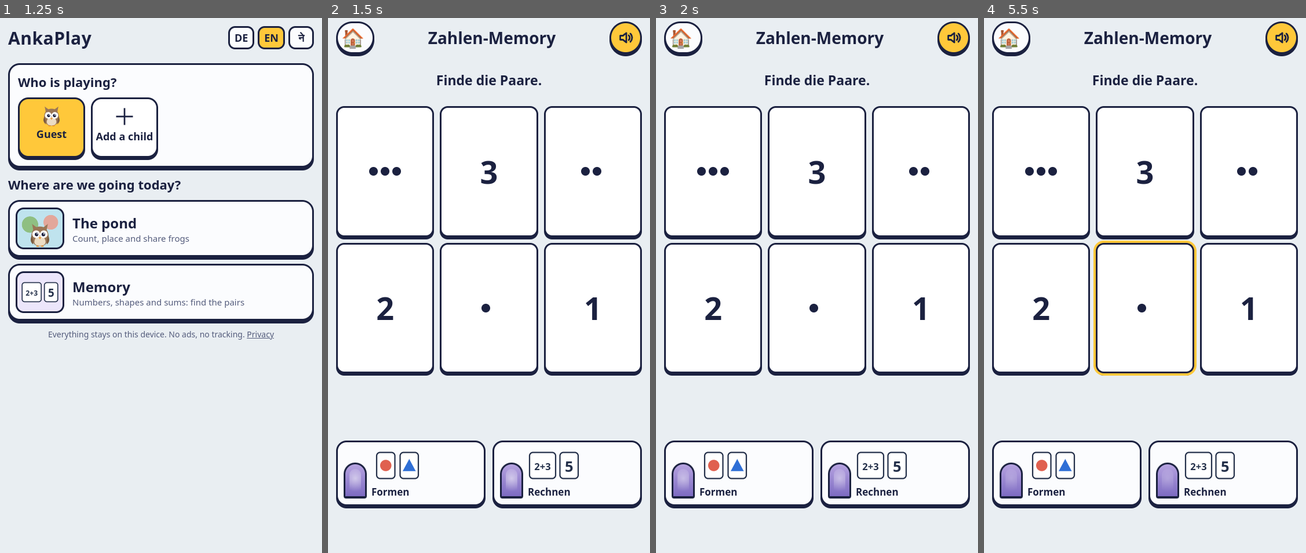
Above: before the commit, frames 1-4 (left to right).
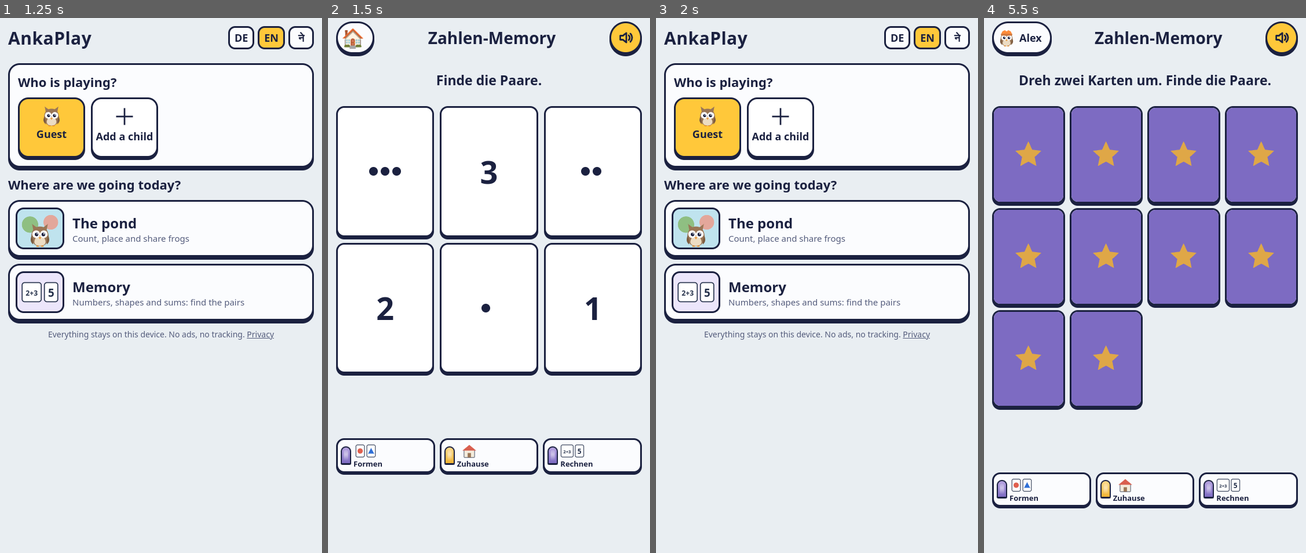
Above: after the commit, the same moments.

Repository: ahaluma/anka-play
Page: browser page public/index.html
The page is run twice, just before and just after one commit, with the same random seed, the same clock (stepped at 60 frames per second) and the same inputs.
Inputs (mouse positions are in pixels of both pictures, inside the frame that each line leads up to; where the layout moved, square brackets give the same spot in the first picture):
- Up to frame 1 (1.25 s): move the mouse to (38, 296) at 1.07 s
- Up to frame 2 (1.5 s): click "2+3 5 Memory Numbers, shapes …" at 1.27 s
- Up to frame 3 (2 s): move the mouse to (755, 210) at 1.67 s; click (817, 456) at 1.87 s, where only the run after the commit has a clickable "Zuhause"
- Up to frame 4 (5.5 s): press the mouse at (1032, 285) [1206, 199] at 2.27 s; release the mouse at (1022, 285) [1145, 183] at 2.4 s; click (1254, 39) at 2.47 s, where only the run after the commit has a clickable "EN"; move the mouse to (1029, 296) [1190, 290] at 2.87 s; click (1109, 125) at 3.07 s, where only the run after the commit has a clickable "＋ Add a child"; click (1145, 178) at 3.27 s; type "Alex" at 3.27 s; move the mouse to (1012, 510) [1067, 306] at 3.47 s; click (1016, 264) at 3.67 s, where only the run after the commit has a clickable "11"; press the mouse at (1022, 494) [1145, 183] at 4.07 s; release the mouse at (1019, 510) [1112, 333] at 4.2 s; click (1241, 232) at 4.27 s, where only the run after the commit has a clickable "10"; move the mouse to (1035, 504) [1235, 253] at 4.67 s; click (1251, 349) at 4.77 s, where only the run after the commit has a clickable "Let's go"; click "Read aloud" (after the commit: "ने") at 4.87 s; move the mouse to (1012, 290) [1051, 237] at 5.27 s; click (1145, 290) at 5.47 s, where only the run after the commit has a clickable "2+3 5 मेमोरी सङ्ख्या, आकार र …"

Frame 1 is identical in both runs. In frame 2, 4.2% of the frame differs, in the area x 2-98%, y 78-92%; in frame 3, 18%; in frame 4, 47%, in the area x 2-98%, y 0-92%.

Commit message:
Portale halb so hoch, dazu überall ein Portal nach Hause
Jeder Ort zeigt drei kleine Portale in einer Reihe: Nachbar, Zuhause,
Nachbar. Tür, Bild und Name sind kleiner; die Portale sind etwa halb so hoch
wie vorher. Gilt für alle Orte des Tals und die Memory-Welt.

Co-Authored-By: Claude Opus 5.5 <noreply@anthropic.com>
Claude-Session: https://claude.ai/code/session_01M4Um4sMpbjQNyh8rgcvZhB

Diff:
--- a/public/memory/lang/de.js
+++ b/public/memory/lang/de.js
@@ -1,7 +1,7 @@
 // Texte der Memory-Welt, Deutsch. Nichts wird vorgelesen: die Karten zeigen, was sie sind.
 export default {
   tables: { zahlen: "Zahlen-Memory", formen: "Formen-Memory", rechnen: "Rechen-Memory" },
-  places: { "memory-zahlen": "Zahlen", "memory-formen": "Formen", "memory-rechnen": "Rechnen" },
+  places: { home: "Zuhause", "memory-zahlen": "Zahlen", "memory-formen": "Formen", "memory-rechnen": "Rechnen" },
   portals: "Andere Memory-Tische",
   card: "Karte",
   open: "Finde die Paare.",
--- a/public/offen/lang/de.js
+++ b/public/offen/lang/de.js
@@ -47,7 +47,7 @@
 
   // Die Orte und ihre Portale (places.js): jeder Ort führt direkt zu zwei anderen.
   places: {
-    teich: "Teich", apfelbaum: "Apfelbaum", bau: "Bau", wiese: "Wiese", waldrand: "Waldrand", himmel: "Himmel",
+    home: "Zuhause", teich: "Teich", apfelbaum: "Apfelbaum", bau: "Bau", wiese: "Wiese", waldrand: "Waldrand", himmel: "Himmel",
     nester: "Nester", pfuetze: "Pfütze", huegel: "Hügel", bach: "Bach",
   },
   portals: "Wege zu anderen Orten",
--- a/public/offen/offen.css
+++ b/public/offen/offen.css
@@ -94,15 +94,17 @@
 /* ---- The portals (offen/portals.js): two doors at the bottom of every place, each with a small picture of
    where it leads beside it. */
 :root { --o-trunk: #9a7656; --o-crown: #8fbf82; --o-apple: #e0604f; --o-hill: #b9a06c; --o-hole: #4a3b2a; --o-fur: #c9b8a2; }
-.portals { display: grid; grid-template-columns: 1fr 1fr; gap: 12px; margin-top: 16px; }
-.portal { display: grid; grid-template-columns: auto 1fr; grid-template-rows: 1fr auto; align-items: end; gap: 4px 8px; padding: 10px; border: 3px solid var(--ink); border-radius: 18px; background: var(--card); box-shadow: 0 4px 0 var(--ink); color: var(--ink); text-decoration: none; }
-.portal:active { transform: translateY(3px); box-shadow: 0 1px 0 var(--ink); }
-.portal-door { position: relative; grid-row: 1 / 3; width: 40px; height: 62px; border: 3px solid var(--ink); border-bottom-width: 4px; border-radius: 20px 20px 4px 4px; background: linear-gradient(#b6a3e0, #7d6bc2); overflow: hidden; }
-.portal-light { position: absolute; inset: 8px 7px 0; border-radius: 14px 14px 0 0; background: radial-gradient(circle at 50% 35%, #fff8, #fff0 70%); animation: glow 2.6s ease-in-out infinite; }
+.portals { display: grid; grid-template-columns: 1fr 1fr 1fr; gap: 8px; margin-top: 12px; }
+.portal { display: grid; grid-template-columns: auto minmax(0, 1fr); grid-template-rows: auto auto; align-items: center; gap: 1px 4px; min-width: 0; padding: 5px 5px; border: 3px solid var(--ink); border-radius: 14px; background: var(--card); box-shadow: 0 3px 0 var(--ink); color: var(--ink); text-decoration: none; }
+.portal:active { transform: translateY(3px); box-shadow: 0 0 0 var(--ink); }
+.portal-door { position: relative; grid-row: 1 / 3; width: 18px; height: 32px; border: 2px solid var(--ink); border-bottom-width: 3px; border-radius: 10px 10px 3px 3px; background: linear-gradient(#b6a3e0, #7d6bc2); overflow: hidden; }
+.portal-home .portal-door { background: linear-gradient(#ffd98a, #f0b232); }
+.portal-light { position: absolute; inset: 4px 3px 0; border-radius: 7px 7px 0 0; background: radial-gradient(circle at 50% 35%, #fff8, #fff0 70%); animation: glow 2.6s ease-in-out infinite; }
 @keyframes glow { 50% { opacity: 0.4; } }
-.portal-mini { display: block; width: 100%; max-width: 90px; }
+.portal-mini { display: block; width: 100%; max-width: 42px; }
 .portal-mini svg, .mini svg { display: block; width: 100%; height: auto; }
-.portal-name { font-weight: 900; font-size: 17px; overflow-wrap: anywhere; }
+.portal-name { font-weight: 900; font-size: clamp(10px, 3.2vw, 13px); line-height: 1.1; overflow: hidden; text-overflow: ellipsis; white-space: nowrap; }
+.m-wall { fill: #f4ecdc; stroke: var(--o-ink); stroke-width: 1.2; } .m-roof { fill: #d9604f; }
 .m-water { fill: var(--o-water); } .m-pad { fill: var(--o-pad); } .m-pad-rose { fill: var(--o-pad-rose); }
 .m-trunk { fill: var(--o-trunk); } .m-crown { fill: var(--o-crown); } .m-apple { fill: var(--o-apple); } .m-grass { fill: #cfe3b5; }
 .m-hill { fill: var(--o-hill); } .m-hole { fill: var(--o-hole); } .m-ear { fill: var(--o-fur); }
--- a/public/offen/portals.js
+++ b/public/offen/portals.js
@@ -2,6 +2,7 @@
 // the place's name below it. The pictures are tiny vector scenes in the colours of the open Tal, no files.
 
 import { el, link } from "../engine/ui/parts.js";
+import { shared as T } from "../engine/i18n.js";
 import { placeById } from "./places.js";
 
 /** The small picture of each place, in a 60 × 40 box. */
@@ -48,6 +49,9 @@
   // A stream with stones of different shapes on the bank.
   bach: `<path d="M0 6Q30 16 60 6V18Q30 28 0 18Z" class="m-water"/>
     <circle cx="12" cy="31" r="5" class="m-stone"/><path d="M24 36 30 25 36 36Z" class="m-stone"/><rect x="42" y="27" width="10" height="10" rx="1" class="m-stone"/>`,
+  // Home: a little house.
+  home: `<rect x="17" y="17" width="26" height="19" rx="1.5" class="m-wall"/><path d="M13 19 30 5 47 19Z" class="m-roof"/>
+    <rect x="26" y="25" width="8" height="11" rx="1" class="m-trunk"/>`,
   // The memory tables: two cards each, showing what is paired there.
   "memory-zahlen": `<rect x="6" y="5" width="21" height="30" rx="4" class="m-card"/><text x="16.5" y="27" class="m-num">3</text>
     <rect x="33" y="5" width="21" height="30" rx="4" class="m-card"/>
@@ -64,17 +68,19 @@
   return s;
 }
 
-/** The portals of a place. names: the places' names in the current language. */
+/** The portals of a place: the neighbour on one side, Home in the middle, the neighbour on the other side
+ *  (asked for 28.11.: a way Home at every place, and the portals half as high). names: the places' names. */
 export function portals(here, names, label) {
   const box = el("nav", "portals");
   box.setAttribute("aria-label", label);
-  for (const id of placeById[here].links) {
-    const a = link(`portal portal-${id}`, `#/${id}`);
-    a.setAttribute("aria-label", names[id]);
+  const [a, b] = placeById[here].links;
+  for (const [id, href, name] of [[a, `#/${a}`, names[a]], ["home", "#/", names.home ?? T.labels.home], [b, `#/${b}`, names[b]]]) {
+    const p = link(`portal portal-${id}`, href);
+    p.setAttribute("aria-label", name);
     const door = el("span", "portal-door");
     door.append(el("span", "portal-light"));
-    a.append(door, miniScene(id, "portal-mini"), el("span", "portal-name", names[id]));
-    box.append(a);
+    p.append(door, miniScene(id, "portal-mini"), el("span", "portal-name", name));
+    box.append(p);
   }
   return box;
 }
--- a/public/sw.js
+++ b/public/sw.js
@@ -7,7 +7,7 @@
 //
 // VERSION and FILES are written by tools/check-offline.mjs --write (run it after changing any file).
 
-const VERSION = "c0d079d0595d";
+const VERSION = "ebd56247d616";
 const CACHE = `anka-${VERSION}`;
 
 const FILES = [
